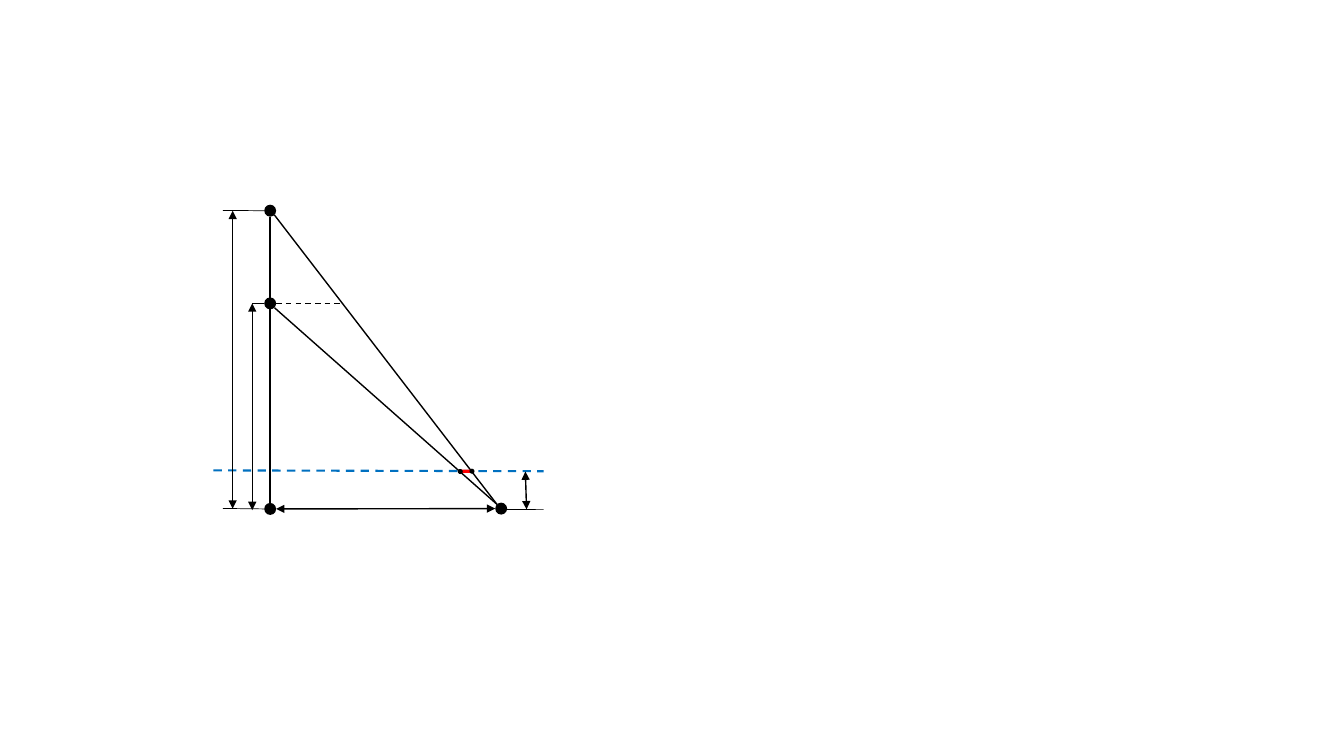
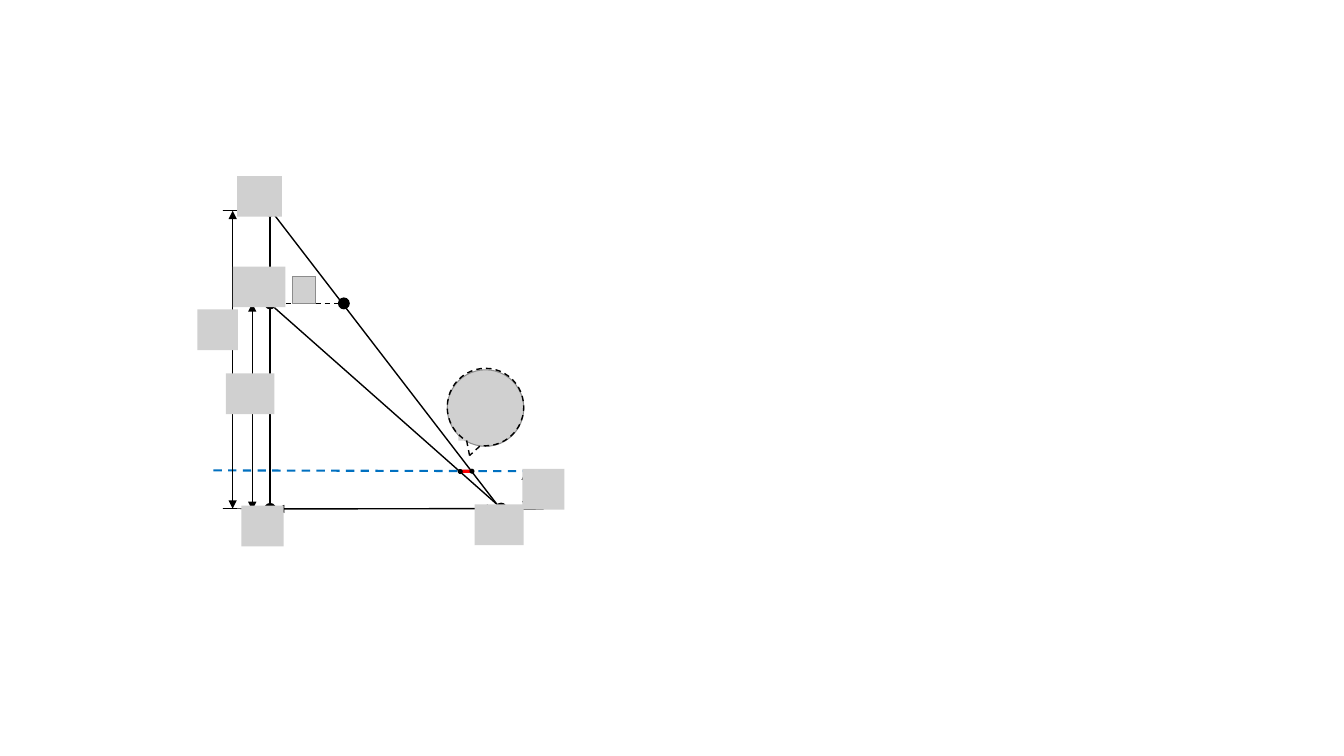
Before and after one commit to TurtleZhong/slam-papers, a slide deck: slide 2 of image_of_paper.pptx. Drawn at 1344x756 pixels with LibreOffice and Linux fonts; fonts in the diff are those of the drawing; grey boxes stand for pictures; background and template pictures are left out. Boxes give left, top, right and bottom in pixels: in the first picture for what was removed or moved away, otherwise in the second. Text is boxed around its words. In the diff, an @@ line names an element or a change of style, - is before the commit and + after.

```diff
--- a/image_of_paper.pptx
+++ b/image_of_paper.pptx
@@ group added at [198,176,565,546]: 10 pictures, 1 ellipse, 1 speech bubble @@
@@ line removed from (264, 303) to (252, 303) @@
```
Also in this commit, not shown: 1 other slide changed, 1 slide added, 2 other files.
